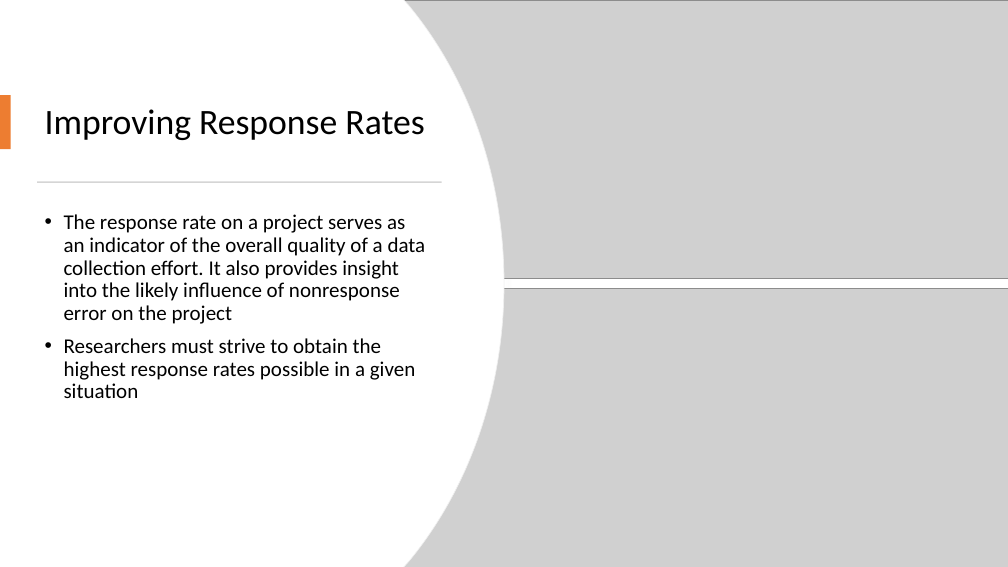
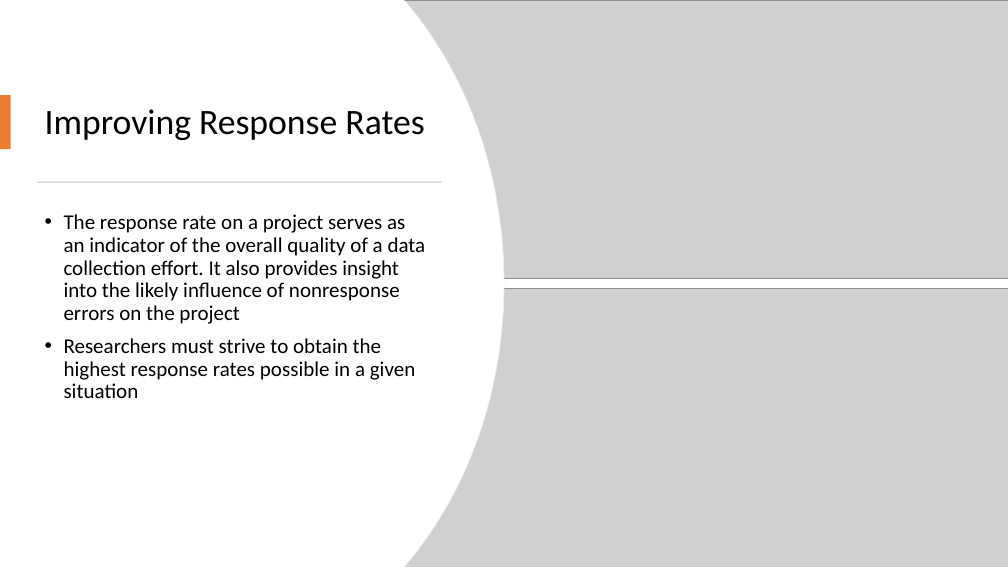
Before and after one commit to mikenguyen13/mar4050_S23_2, a slide deck: slide 26 of lectures/7/Developing the sampling plan.pptx. Drawn at 1008x567 pixels with LibreOffice and Linux fonts; fonts in the diff are those of the drawing; grey boxes stand for pictures. Boxes give left, top, right and bottom in pixels: in the first picture for what was removed or moved away, otherwise in the second. Text is boxed around its words. In the diff, an @@ line names an element or a change of style, - is before the commit and + after.

```diff
--- a/lectures/7/Developing the sampling plan.pptx
+++ b/lectures/7/Developing the sampling plan.pptx
@@ text at bbox=[64, 214, 426, 324]: text changed @@
-• The response rate on a project serves as an indicator of the overall quality of a data collection effort. It also provides insight into the likely influence of nonresponse error on the project
+• The response rate on a project serves as an indicator of the overall quality of a data collection effort. It also provides insight into the likely influence of nonresponse errors on the project
```
Also in this commit, not shown: 5 other slides changed.
